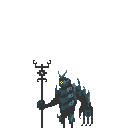
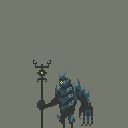
The second 128×128 image is a revision of the first. Changes to its layers:
showed "圖層 0" over [0, 0, 128, 128]
